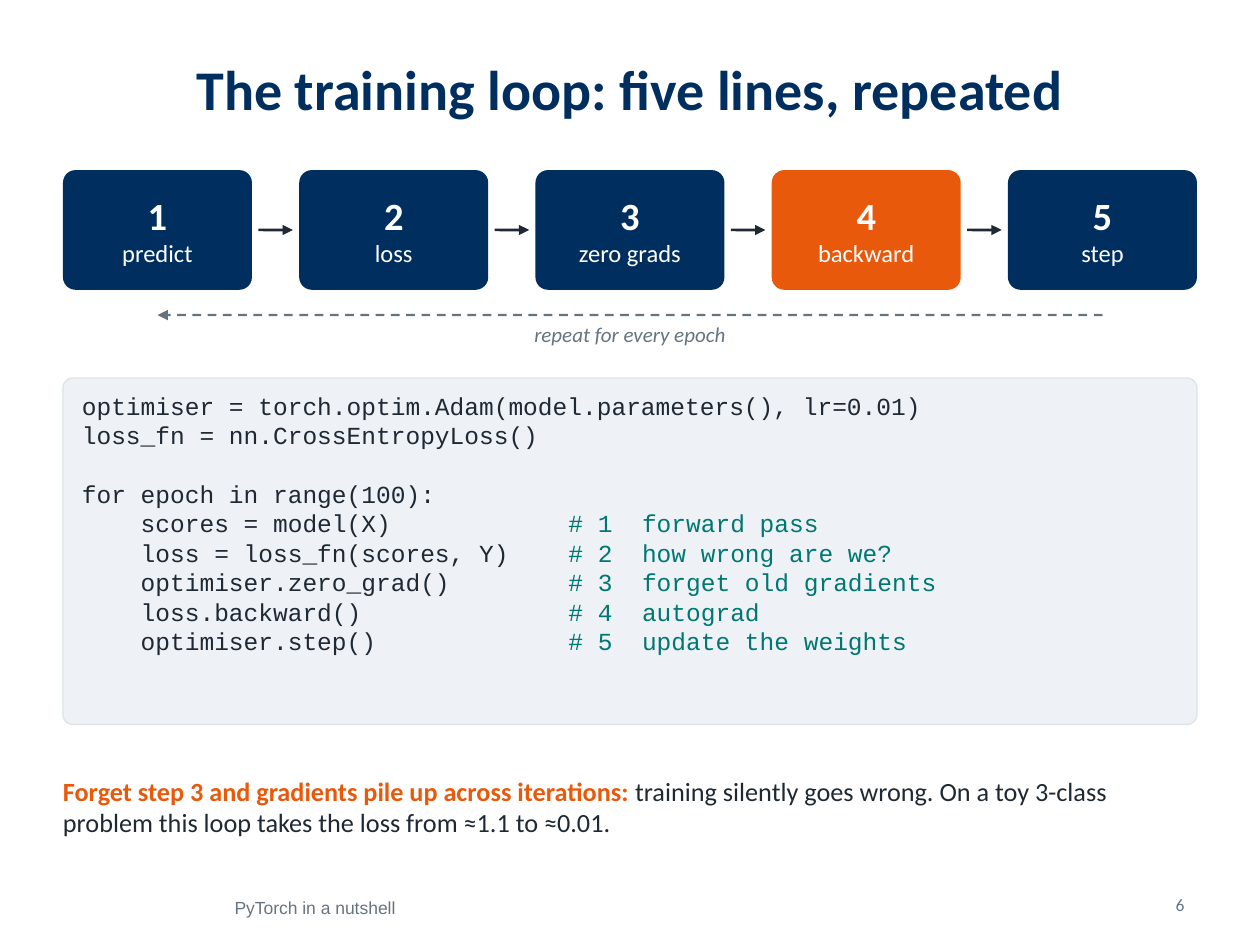
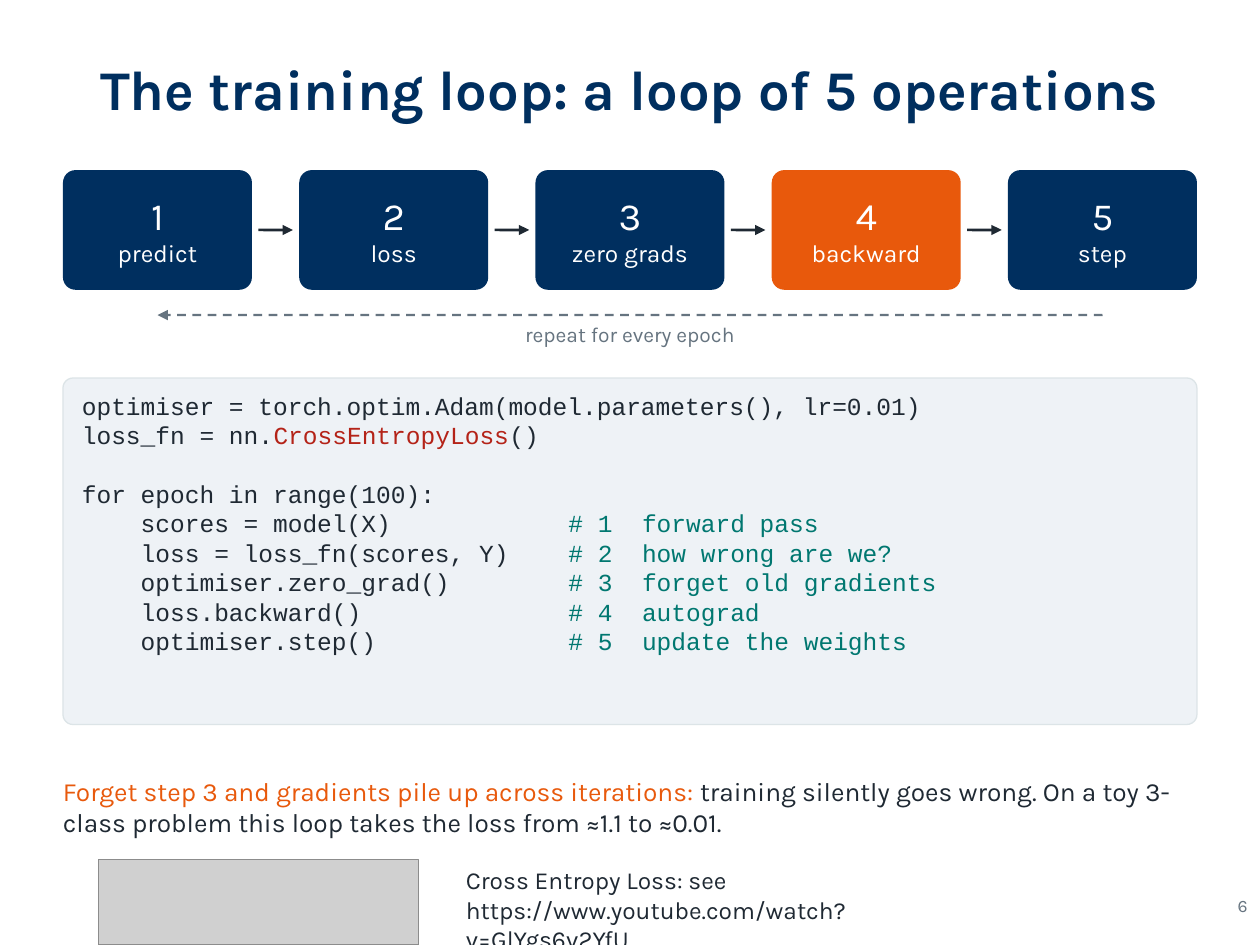
Before and after one commit to giorginolab/AI-qbio-classes, a slide deck: slide 6 of classes/3_rnn_targeting/rnn_targeting_slides.pptx. Drawn at 1260x945 pixels with LibreOffice and Linux fonts; fonts in the diff are those of the drawing; grey boxes stand for pictures. Boxes give left, top, right and bottom in pixels: in the first picture for what was removed or moved away, otherwise in the second. Text is boxed around its words. In the diff, an @@ line names an element or a change of style, - is before the commit and + after.

Commit message:
slides

```diff
--- a/classes/3_rnn_targeting/rnn_targeting_slides.pptx
+++ b/classes/3_rnn_targeting/rnn_targeting_slides.pptx
@@ title at [100, 70, 1158, 124]: text changed; font Calibri to Karla @@
-The training loop: five lines, repeated
+The training loop: a loop of 5 operations
@@ text "1" at [118, 205, 197, 268]: font Calibri to Karla; bold off in "1" @@
@@ text "2" at [371, 205, 417, 263]: font Calibri to Karla; bold off in "2" @@
@@ text "3" at [572, 205, 688, 268]: font Calibri to Karla; bold off in "3" @@
@@ text "4" at [812, 205, 921, 263]: font Calibri to Karla; bold off in "4" @@
@@ text "5" at [1078, 205, 1127, 268]: font Calibri to Karla; bold off in "5" @@
@@ text "repeat for every epoch" at [525, 327, 734, 347]: font Calibri to Karla, italic off @@
@@ text at [82, 426, 539, 449]: text colour #1F2933 to #B42318 in "nn.CrossEntropyLoss()" @@
@@ text "Forget step 3 and gradients ..." at [63, 783, 1170, 838]: font Calibri to Karla; bold off in "Forget step 3 and gradients pile up ..." @@
@@ picture added at [98, 859, 418, 945] @@
@@ text added at [466, 873, 846, 925], 14 pt, text #1F2933 @@
+Cross Entropy Loss: see
+https://www.youtube.com/watch?v=GlYgs6v2YfU
@@ page number: place and size @@
-page number at [1176, 899, 1185, 911]
+page number at [1238, 901, 1248, 912]
@@ page number at [1238, 901, 1248, 912]: font Calibri to Karla @@
@@ text removed at [235, 901, 395, 918] @@
-PyTorch in a nutshell
```
Also in this commit, not shown: 11 other slides changed.
